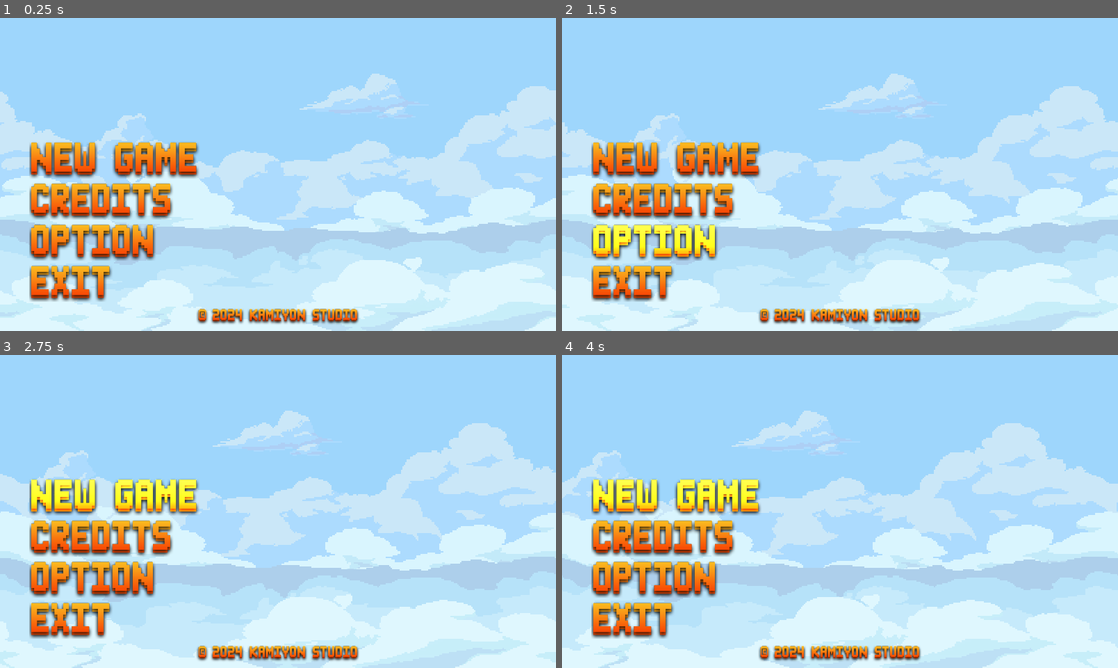
Above: before the commit, frames 1-4 (two rows, left to right).
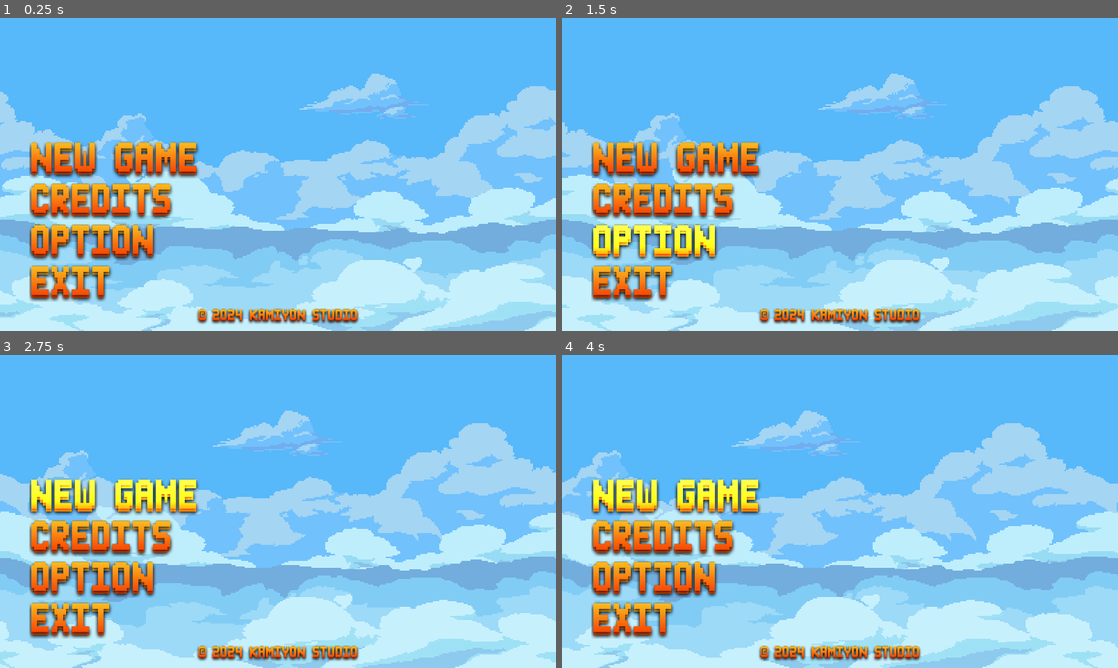
Above: after the commit, the same moments.

Repository: Kamiyon-Studios/aws-club-guessing-game
Game: Godot game, scene res://scenes/title_screen.tscn
The game is run twice, just before and just after one commit, with the same random seed, the same clock (stepped at 60 frames per second) and the same inputs. The project has no main scene, so this scene is started directly.
Inputs (mouse positions are in pixels of both pictures, inside the frame that each line leads up to):
- Up to frame 1 (0.25 s): no input
- Up to frame 2 (1.5 s): click (856, 199) at 0.5 s; click (856, 240) at 1.25 s
- Up to frame 3 (2.75 s): click (294, 495) at 2 s
- Up to frame 4 (4 s): click (856, 495) at 2.75 s; click (856, 495) at 3.5 s

The runs differ from the first frame. In frame 1, 82% of the frame differs, in the area x 0-100%, y 0-100%; in frame 2, 81%; in frame 3, 81%; in frame 4, 81%.

Commit message:
title scren music added

Diff:
--- a/scenes/parallax_background.tscn
+++ b/scenes/parallax_background.tscn
@@ -1,14 +1,14 @@
 [gd_scene load_steps=10 format=3 uid="uid://83dcr772fbpv"]
 
 [ext_resource type="Script" path="res://scripts/parallax_background.gd" id="1_1vt47"]
-[ext_resource type="Texture2D" uid="uid://bp0kw6na5tm1k" path="res://assets/Bg_Parallax/Layers/sky.png" id="2_2o3l1"]
-[ext_resource type="Texture2D" uid="uid://dt0tfbcl8yr2y" path="res://assets/Bg_Parallax/Layers/sky_lightened.png" id="3_ioch7"]
-[ext_resource type="Texture2D" uid="uid://crqnho3fxuopw" path="res://assets/Bg_Parallax/Layers/clouds_bg.png" id="4_mewka"]
-[ext_resource type="Texture2D" uid="uid://b6xx0lba4rsgv" path="res://assets/Bg_Parallax/Layers/clouds_mg_1_lightened.png" id="5_56rbe"]
-[ext_resource type="Texture2D" uid="uid://nuywr7k2c1ac" path="res://assets/Bg_Parallax/Layers/clouds_mg_3.png" id="6_x6bfh"]
-[ext_resource type="Texture2D" uid="uid://ibox4man2twi" path="res://assets/Bg_Parallax/Layers/clouds_mg_2.png" id="7_0lik6"]
-[ext_resource type="Texture2D" uid="uid://bva2xopmumdab" path="res://assets/Bg_Parallax/Layers/clouds_mg_1.png" id="8_jaufk"]
-[ext_resource type="Texture2D" uid="uid://c1tr0byb2u4aq" path="res://assets/Bg_Parallax/Layers/cloud_lonely.png" id="9_6y1cw"]
+[ext_resource type="Texture2D" uid="uid://bp0kw6na5tm1k" path="res://assets/Art/Bg_Parallax/Layers/sky.png" id="2_2o3l1"]
+[ext_resource type="Texture2D" uid="uid://dt0tfbcl8yr2y" path="res://assets/Art/Bg_Parallax/Layers/sky_lightened.png" id="3_ioch7"]
+[ext_resource type="Texture2D" uid="uid://crqnho3fxuopw" path="res://assets/Art/Bg_Parallax/Layers/clouds_bg.png" id="4_mewka"]
+[ext_resource type="Texture2D" uid="uid://b6xx0lba4rsgv" path="res://assets/Art/Bg_Parallax/Layers/clouds_mg_1_lightened.png" id="5_56rbe"]
+[ext_resource type="Texture2D" uid="uid://nuywr7k2c1ac" path="res://assets/Art/Bg_Parallax/Layers/clouds_mg_3.png" id="6_x6bfh"]
+[ext_resource type="Texture2D" uid="uid://ibox4man2twi" path="res://assets/Art/Bg_Parallax/Layers/clouds_mg_2.png" id="7_0lik6"]
+[ext_resource type="Texture2D" uid="uid://bva2xopmumdab" path="res://assets/Art/Bg_Parallax/Layers/clouds_mg_1.png" id="8_jaufk"]
+[ext_resource type="Texture2D" uid="uid://c1tr0byb2u4aq" path="res://assets/Art/Bg_Parallax/Layers/cloud_lonely.png" id="9_6y1cw"]
 
 [node name="ParallaxBackground" type="ParallaxBackground"]
 script = ExtResource("1_1vt47")
--- a/scenes/title_screen.tscn
+++ b/scenes/title_screen.tscn
@@ -1,19 +1,21 @@
-[gd_scene load_steps=15 format=3 uid="uid://b6wx7gw8ccwxv"]
+[gd_scene load_steps=17 format=3 uid="uid://b6wx7gw8ccwxv"]
 
+[ext_resource type="Script" path="res://title_screen.gd" id="1_gffl3"]
 [ext_resource type="PackedScene" uid="uid://83dcr772fbpv" path="res://scenes/parallax_background.tscn" id="1_tlg85"]
-[ext_resource type="Texture2D" uid="uid://bh4hvs0ywy83j" path="res://assets/UI/buttons/kamiyon copyright.png" id="2_d3gy8"]
-[ext_resource type="Texture2D" uid="uid://mgy5yut04ics" path="res://assets/UI/buttons/btn_newgame_normal.png" id="2_eoqfr"]
-[ext_resource type="Texture2D" uid="uid://b8sbo6nharnr2" path="res://assets/UI/buttons/btn_newgame_pressed.png" id="3_n3v62"]
-[ext_resource type="Texture2D" uid="uid://c1hjcyyokas0o" path="res://assets/UI/buttons/btn_newgame_hover.png" id="4_b1iod"]
-[ext_resource type="Texture2D" uid="uid://ciwnaio4clj67" path="res://assets/UI/buttons/btn_credits_normal.png" id="5_fp3ug"]
-[ext_resource type="Texture2D" uid="uid://h7mhgnc3qrd6" path="res://assets/UI/buttons/btn_credits_pressed.png" id="6_2yis5"]
-[ext_resource type="Texture2D" uid="uid://dhmcvm6mvtgck" path="res://assets/UI/buttons/btn_credits_hover.png" id="7_7kyfj"]
-[ext_resource type="Texture2D" uid="uid://bealdj5e2nvyo" path="res://assets/UI/buttons/btn_option_normal.png" id="8_kcwun"]
-[ext_resource type="Texture2D" uid="uid://cnhue7nlwgywv" path="res://assets/UI/buttons/btn_option_pressed.png" id="9_o0ail"]
-[ext_resource type="Texture2D" uid="uid://bs1bclc25yc3" path="res://assets/UI/buttons/btn_option_hover.png" id="10_t8sph"]
-[ext_resource type="Texture2D" uid="uid://w8mvveisoakc" path="res://assets/UI/buttons/btn_exit_normal.png" id="11_2ed03"]
-[ext_resource type="Texture2D" uid="uid://b4twhsdsb8stf" path="res://assets/UI/buttons/btn_exit_pressed.png" id="12_8e1cs"]
-[ext_resource type="Texture2D" uid="uid://7srdd4qphg6n" path="res://assets/UI/buttons/btn_exit_hover.png" id="13_uiqc0"]
+[ext_resource type="Texture2D" uid="uid://bh4hvs0ywy83j" path="res://assets/Art/UI/buttons/kamiyon copyright.png" id="2_d3gy8"]
+[ext_resource type="Texture2D" uid="uid://mgy5yut04ics" path="res://assets/Art/UI/buttons/btn_newgame_normal.png" id="2_eoqfr"]
+[ext_resource type="Texture2D" uid="uid://b8sbo6nharnr2" path="res://assets/Art/UI/buttons/btn_newgame_pressed.png" id="3_n3v62"]
+[ext_resource type="Texture2D" uid="uid://c1hjcyyokas0o" path="res://assets/Art/UI/buttons/btn_newgame_hover.png" id="4_b1iod"]
+[ext_resource type="Texture2D" uid="uid://ciwnaio4clj67" path="res://assets/Art/UI/buttons/btn_credits_normal.png" id="5_fp3ug"]
+[ext_resource type="Texture2D" uid="uid://h7mhgnc3qrd6" path="res://assets/Art/UI/buttons/btn_credits_pressed.png" id="6_2yis5"]
+[ext_resource type="Texture2D" uid="uid://dhmcvm6mvtgck" path="res://assets/Art/UI/buttons/btn_credits_hover.png" id="7_7kyfj"]
+[ext_resource type="Texture2D" uid="uid://bealdj5e2nvyo" path="res://assets/Art/UI/buttons/btn_option_normal.png" id="8_kcwun"]
+[ext_resource type="Texture2D" uid="uid://cnhue7nlwgywv" path="res://assets/Art/UI/buttons/btn_option_pressed.png" id="9_o0ail"]
+[ext_resource type="Texture2D" uid="uid://bs1bclc25yc3" path="res://assets/Art/UI/buttons/btn_option_hover.png" id="10_t8sph"]
+[ext_resource type="Texture2D" uid="uid://w8mvveisoakc" path="res://assets/Art/UI/buttons/btn_exit_normal.png" id="11_2ed03"]
+[ext_resource type="Texture2D" uid="uid://b4twhsdsb8stf" path="res://assets/Art/UI/buttons/btn_exit_pressed.png" id="12_8e1cs"]
+[ext_resource type="Texture2D" uid="uid://7srdd4qphg6n" path="res://assets/Art/UI/buttons/btn_exit_hover.png" id="13_uiqc0"]
+[ext_resource type="AudioStream" uid="uid://bfh361x4oapm" path="res://assets/Sounds/title_screen v2.wav" id="16_0fpkg"]
 
 [node name="title_screen" type="Control"]
 layout_mode = 3
@@ -22,10 +24,12 @@
 anchor_bottom = 1.0
 grow_horizontal = 2
 grow_vertical = 2
+script = ExtResource("1_gffl3")
 
 [node name="ParallaxBackground" parent="." instance=ExtResource("1_tlg85")]
 
 [node name="ColorRect" type="ColorRect" parent="."]
+visible = false
 modulate = Color(1, 1, 1, 0.419608)
 layout_mode = 1
 anchors_preset = 15
@@ -80,3 +84,12 @@
 texture_normal = ExtResource("11_2ed03")
 texture_pressed = ExtResource("12_8e1cs")
 texture_hover = ExtResource("13_uiqc0")
+
+[node name="AudioStreamPlayer" type="AudioStreamPlayer" parent="."]
+stream = ExtResource("16_0fpkg")
+volume_db = -25.0
+
+[connection signal="pressed" from="MarginContainer/title_screen_btns/btn_new_game" to="." method="_on_btn_new_game_pressed"]
+[connection signal="pressed" from="MarginContainer/title_screen_btns/btn_credits" to="." method="_on_btn_credits_pressed"]
+[connection signal="pressed" from="MarginContainer/title_screen_btns/btn_options" to="." method="_on_btn_options_pressed"]
+[connection signal="pressed" from="MarginContainer/title_screen_btns/btn_exit" to="." method="_on_btn_exit_pressed"]
--- /dev/null
+++ b/title_screen.gd
@@ -0,0 +1,23 @@
+extends Control
+
+
+# Called when the node enters the scene tree for the first time.
+func _ready() -> void:
+	$AudioStreamPlayer.play()
+
+
+func _on_btn_new_game_pressed() -> void:
+	pass # Replace with function body.
+
+
+func _on_btn_credits_pressed() -> void:
+	pass # Replace with function body.
+
+
+func _on_btn_options_pressed() -> void:
+	pass # Replace with function body.
+
+
+func _on_btn_exit_pressed() -> void:
+	print("Thank you for playing!")
+	get_tree().quit()
Renamed: assets/Bg_Parallax/Glacial_Mountains-Cover.png.import -> assets/Art/Bg_Parallax/Glacial_Mountains-Cover.png.import
Renamed: assets/Bg_Parallax/Layers/cloud_lonely.png -> assets/Art/Bg_Parallax/Layers/cloud_lonely.png
Not shown, added: assets/Art/Bg_Parallax/Layers/cloud_lonely.png.import
Renamed: assets/Bg_Parallax/Layers/clouds_bg.png -> assets/Art/Bg_Parallax/Layers/clouds_bg.png
Not shown, added: assets/Art/Bg_Parallax/Layers/clouds_bg.png.import
Renamed: assets/Bg_Parallax/Layers/clouds_mg_1.png -> assets/Art/Bg_Parallax/Layers/clouds_mg_1.png
Not shown, added: assets/Art/Bg_Parallax/Layers/clouds_mg_1.png.import
Renamed: assets/Bg_Parallax/Layers/clouds_mg_1_lightened.png -> assets/Art/Bg_Parallax/Layers/clouds_mg_1_lightened.png
Not shown, added: assets/Art/Bg_Parallax/Layers/clouds_mg_1_lightened.png.import
Renamed: assets/Bg_Parallax/Layers/clouds_mg_2.png -> assets/Art/Bg_Parallax/Layers/clouds_mg_2.png
Not shown, added: assets/Art/Bg_Parallax/Layers/clouds_mg_2.png.import
Renamed: assets/Bg_Parallax/Layers/clouds_mg_3.png -> assets/Art/Bg_Parallax/Layers/clouds_mg_3.png
(and 216 more such lines)
